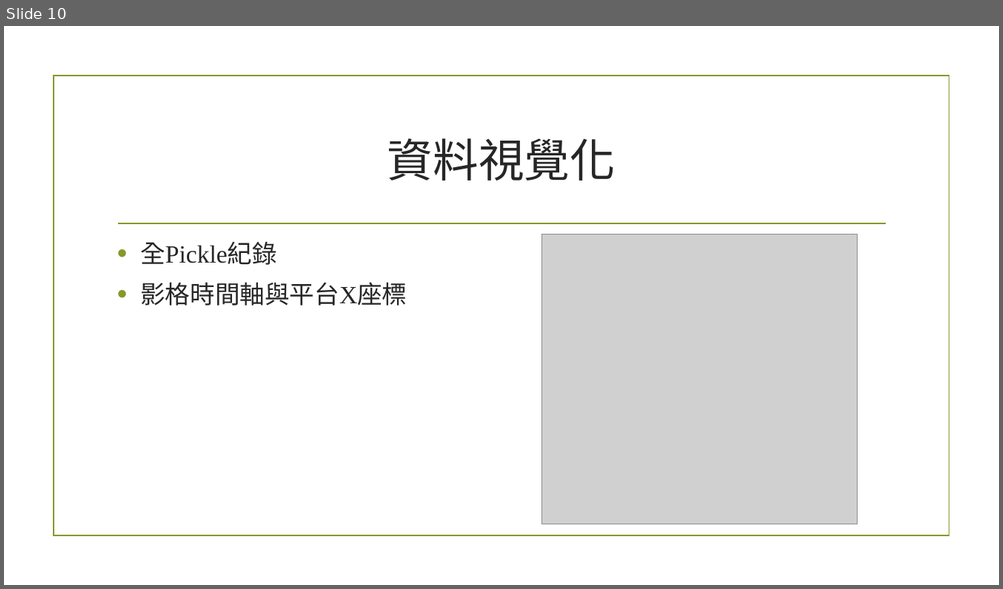
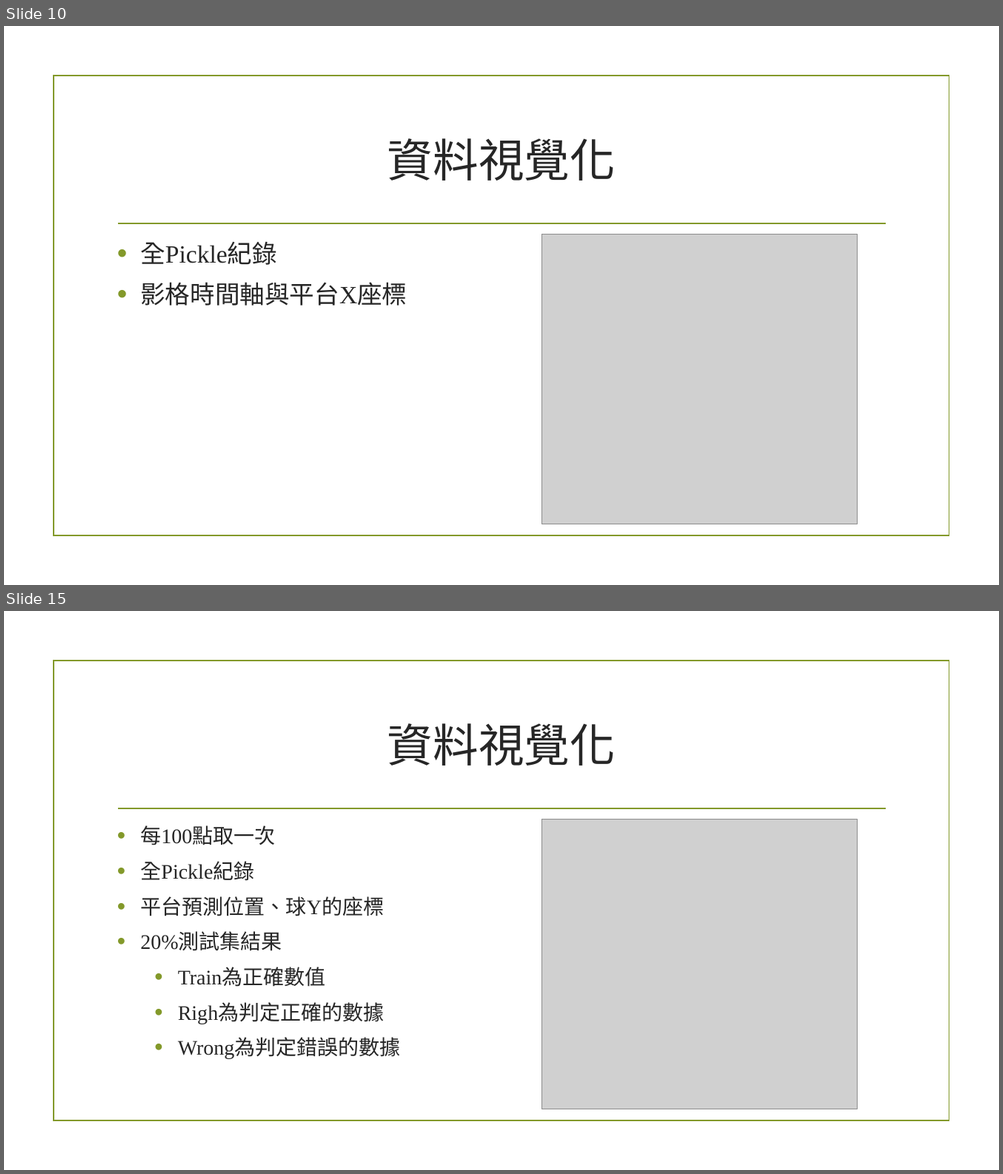
Before and after one commit to ErEcheLon/Mechine-Learning, a slide deck: Hw3/ML_P.pptx. Shown one above the other, each under a label of ours: slide 10 before the commit, slides 10 and 15 after it; the slides between them are not shown. The pictures are 1003x589 and 1003x1174 pixels, drawn with LibreOffice and Linux fonts; fonts in the diff are those of the drawing; grey boxes stand for pictures; background and template pictures are left out. Boxes give left, top, right and bottom in pixels: in the first picture for what was removed or moved away, otherwise in the second. Text is boxed around its words. In the diff, an @@ line names an element or a change of style, - is before the commit and + after.

```diff
--- a/Hw3/ML_P.pptx
+++ b/Hw3/ML_P.pptx
@@ slide 15 added at bbox=[4, 611, 999, 1170], background picture (left out); not listed: 2 template elements that a slide beside it also shows @@
@@ title added at bbox=[387, 723, 615, 766], 44 pt, text #262626 @@
+資料視覺化
@@ text added at bbox=[140, 826, 401, 1059], 20 pt, text #262626 @@
+• 每100點取一次
+• 全Pickle紀錄
+• 平台預測位置、球Y的座標
+• 20%測試集結果
+  • Train為正確數值
+  • Righ為判定正確的數據
+  • Wrong為判定錯誤的數據
@@ picture added at bbox=[542, 820, 856, 1110] @@
```
Also in this commit, not shown: 3 slides changed, 6 other slides added, 1 other file.
